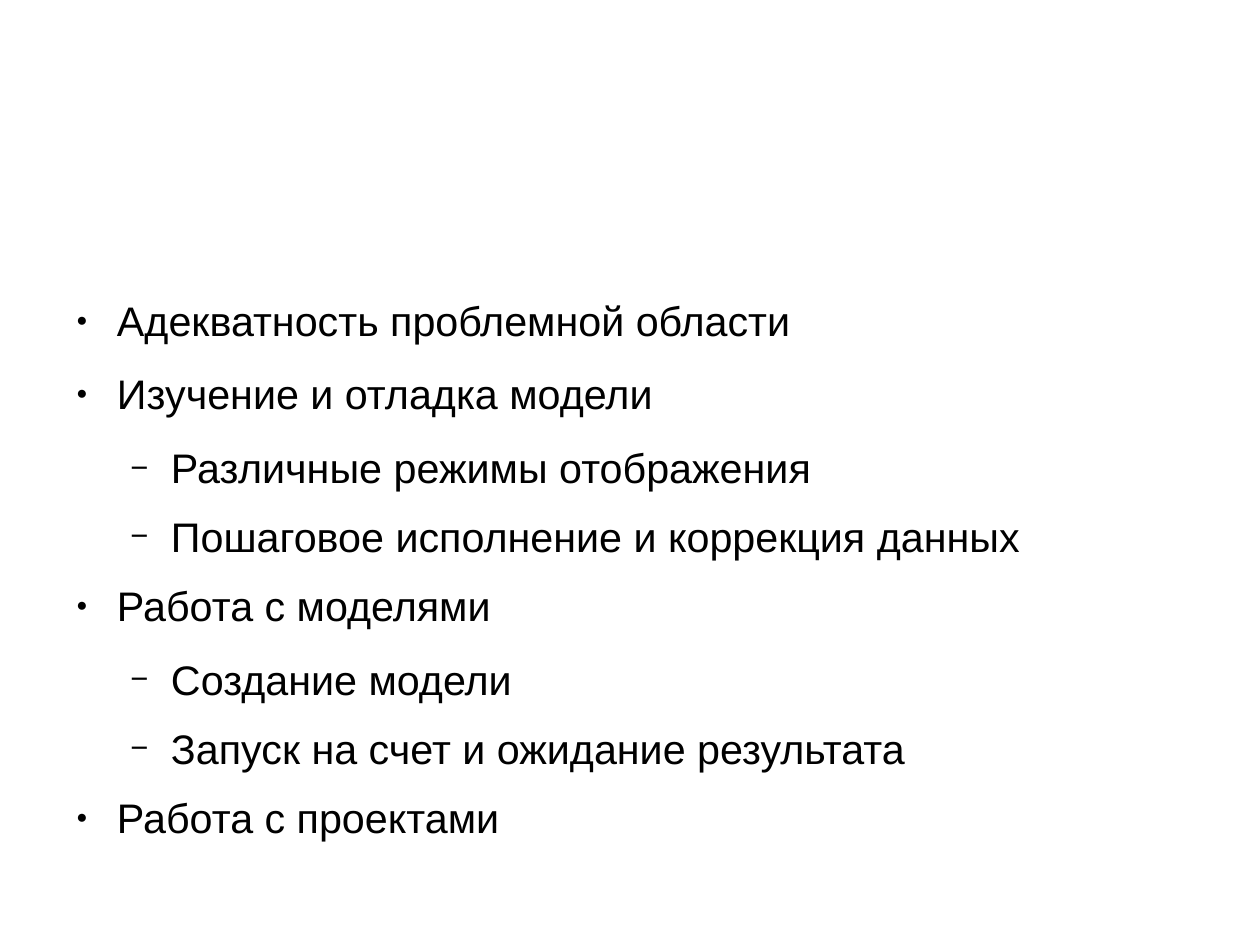
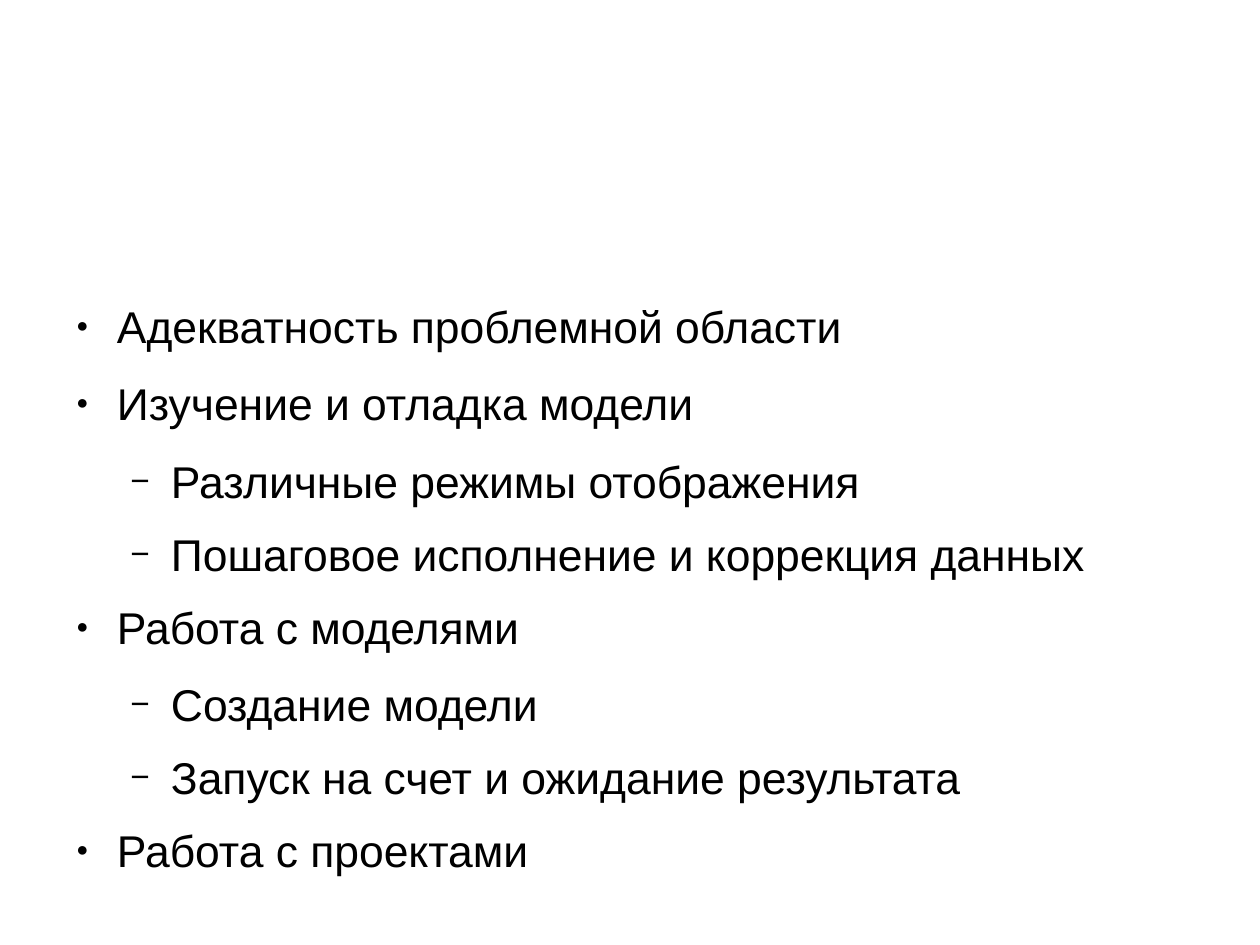
Before and after one commit to zaic/cavis, a slide deck: slide 5 of doc/issc.odp. Drawn at 1260x945 pixels with LibreOffice and Linux fonts; fonts in the diff are those of the drawing; background and template pictures are left out. Boxes give left, top, right and bottom in pixels: in the first picture for what was removed or moved away, otherwise in the second. Text is boxed around its words. In the diff, an @@ line names an element or a change of style, - is before the commit and + after.

```diff
--- a/doc/issc.odp
+++ b/doc/issc.odp
@@ text "Адекватность проблемной области" at box(117, 310, 1085, 876): size 26 to 28 pt @@
```
Also in this commit, not shown: 7 other slides changed, 2 slides added, 1 slide removed, 3 other files.
